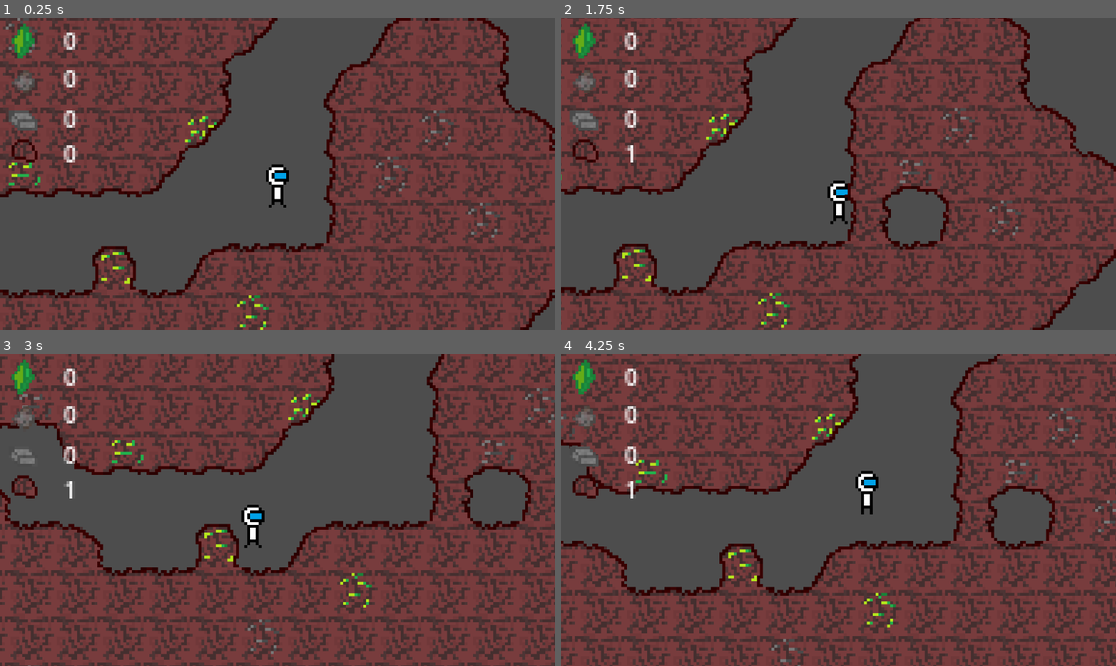
Above: before the commit, frames 1-4 (two rows, left to right).
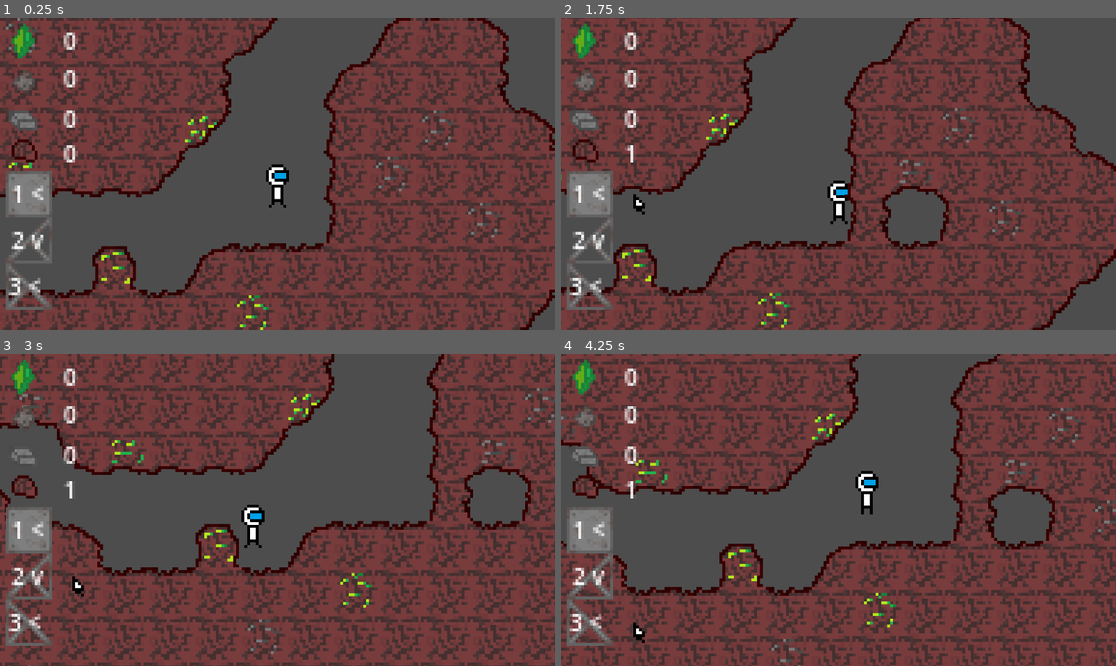
Above: after the commit, the same moments.

Repository: LukyXspacE/gamejam-campfire-prague
Game: Godot game, scene res://Tscenes/main.tscn
Same seed, same stepped clock (60 frames per second), same inputs: the game is played once before the commit and once after it.
Inputs (mouse positions are in pixels of both pictures, inside the frame that each line leads up to):
- Up to frame 1 (0.25 s): no input
- Up to frame 2 (1.75 s): move the mouse to (960, 158) at 0.52 s; press the mouse at (960, 158) at 0.53 s; hold D (Right) from 0.53 s (still down); tap Space (Jump) at 0.77, 1.52 s; right-click (960, 158) at 0.8 s; move the mouse to (727, 189) at 1.27 s; release the mouse at (727, 189) at 1.28 s; right-click (727, 189) at 1.35 s; tap 1 (Place1, bound only after the commit) at 1.55 s
- Up to frame 3 (3 s): move the mouse to (333, 441) at 2.02 s; release D (Right) at 2.03 s; hold A (Left) 2.03-2.78 s; tap 1 (Place1, bound only after the commit) at 2.1 s; tap 2 (Place2, bound only after the commit) at 2.3, 2.85 s; move the mouse to (249, 572) at 2.77 s; hold D (Right) from 2.78 s (still down)
- Up to frame 4 (4.25 s): keep holding D (Right); tap Space (Jump) at 3.02, 3.77 s; tap 3 (Place3, bound only after the commit) at 3.05, 3.6 s; move the mouse to (1005, 556) at 3.52 s; press the mouse at (1005, 556) at 3.53 s

The runs differ from the first frame. In frame 1, 1.8% of the frame differs, in the area x 1-10%, y 48-94%; in frame 2, 1.9%; in frame 3, 2.3%, in the area x 1-16%, y 48-94%; in frame 4, 2.2%.

Commit message:
Added more building blocks

Diff:
--- a/Other/Tileset.tres
+++ b/Other/Tileset.tres
@@ -27,11 +27,11 @@
 3:1/0 = 0
 3:1/0/physics_layer_0/polygon_0/points = PackedVector2Array(-8, -8, 8, -8, 8, 8, -8, 8)
 0:2/0 = 0
-0:2/0/physics_layer_0/polygon_0/points = PackedVector2Array(-8, -8, 8, -8, 8, 8, -0.59353447, 8)
+0:2/0/physics_layer_0/polygon_0/points = PackedVector2Array(8, 8, 8, -8, -8, -8)
 1:2/0 = 0
 1:2/0/physics_layer_0/polygon_0/points = PackedVector2Array(-8, -8, 8, -8, 8, 8, -8, 8)
 2:2/0 = 0
-2:2/0/physics_layer_0/polygon_0/points = PackedVector2Array(8, -8, -8, -8, -8, 8, 0.59353447, 8)
+2:2/0/physics_layer_0/polygon_0/points = PackedVector2Array(-8, 8, -8, -8, 8, -8)
 3:2/0 = 0
 3:2/0/physics_layer_0/polygon_0/points = PackedVector2Array(-8, -8, 8, -8, 8, 8, -8, 8)
 0:3/0 = 0
@@ -59,7 +59,7 @@
 separation = Vector2i(1, 1)
 0:0/0 = 0
 0:0/0/z_index = 100
-0:0/0/physics_layer_0/polygon_0/points = PackedVector2Array(-8, 8, 8, 8, 8, -8, -0.59353447, -8)
+0:0/0/physics_layer_0/polygon_0/points = PackedVector2Array(-0.49461174, -8, 8, -8, 8, 8, -8, 8)
 1:0/0 = 0
 1:0/0/z_index = 100
 1:0/0/physics_layer_0/polygon_0/points = PackedVector2Array(-8, -8, 8, -8, 8, 8, -8, 8)
@@ -83,13 +83,13 @@
 3:1/0/physics_layer_0/polygon_0/points = PackedVector2Array(-8, -8, 8, -8, 8, 8, -8, 8)
 0:2/0 = 0
 0:2/0/z_index = 100
-0:2/0/physics_layer_0/polygon_0/points = PackedVector2Array(-8, -8, 8, -8, 8, 8, -0.59353447, 8)
+0:2/0/physics_layer_0/polygon_0/points = PackedVector2Array(8, 8, 8, -8, -8, -8)
 1:2/0 = 0
 1:2/0/z_index = 100
 1:2/0/physics_layer_0/polygon_0/points = PackedVector2Array(-8, -8, 8, -8, 8, 8, -8, 8)
 2:2/0 = 0
 2:2/0/z_index = 100
-2:2/0/physics_layer_0/polygon_0/points = PackedVector2Array(8, -8, -8, -8, -8, 8, 0.59353447, 8)
+2:2/0/physics_layer_0/polygon_0/points = PackedVector2Array(-8, 8, -8, -8, 8, -8)
 3:2/0 = 0
 3:2/0/z_index = 100
 3:2/0/physics_layer_0/polygon_0/points = PackedVector2Array(-8, -8, 8, -8, 8, 8, -8, 8)
@@ -110,45 +110,78 @@
 texture = ExtResource("4_rsgrn")
 separation = Vector2i(1, 1)
 0:0/0 = 0
+0:0/0/physics_layer_0/polygon_0/points = PackedVector2Array(-0.49461174, -8, 8, -8, 8, 8, -8, 8)
 1:0/0 = 0
+1:0/0/physics_layer_0/polygon_0/points = PackedVector2Array(-8, -8, 8, -8, 8, 8, -8, 8)
 2:0/0 = 0
+2:0/0/physics_layer_0/polygon_0/points = PackedVector2Array(0.49461174, -8, -8, -8, -8, 8, 8, 8)
 3:0/0 = 0
+3:0/0/physics_layer_0/polygon_0/points = PackedVector2Array(-8, -8, 8, -8, 8, 8, -8, 8)
 0:1/0 = 0
+0:1/0/physics_layer_0/polygon_0/points = PackedVector2Array(-8, -8, 8, -8, 8, 8, -8, 8)
 1:1/0 = 0
+1:1/0/physics_layer_0/polygon_0/points = PackedVector2Array(-8, -8, 8, -8, 8, 8, -8, 8)
 2:1/0 = 0
+2:1/0/physics_layer_0/polygon_0/points = PackedVector2Array(-8, -8, 8, -8, 8, 8, -8, 8)
 3:1/0 = 0
+3:1/0/physics_layer_0/polygon_0/points = PackedVector2Array(-8, -8, 8, -8, 8, 8, -8, 8)
 0:2/0 = 0
+0:2/0/physics_layer_0/polygon_0/points = PackedVector2Array(8, 8, 8, -8, -8, -8)
 1:2/0 = 0
+1:2/0/physics_layer_0/polygon_0/points = PackedVector2Array(-8, -8, 8, -8, 8, 8, -8, 8)
 2:2/0 = 0
+2:2/0/physics_layer_0/polygon_0/points = PackedVector2Array(-8, 8, -8, -8, 8, -8)
 3:2/0 = 0
+3:2/0/physics_layer_0/polygon_0/points = PackedVector2Array(-8, -8, 8, -8, 8, 8, -8, 8)
 0:3/0 = 0
+0:3/0/physics_layer_0/polygon_0/points = PackedVector2Array(-8, -8, 8, -8, 8, 8, -8, 8)
 1:3/0 = 0
+1:3/0/physics_layer_0/polygon_0/points = PackedVector2Array(-8, -8, 8, -8, 8, 8, -8, 8)
 2:3/0 = 0
+2:3/0/physics_layer_0/polygon_0/points = PackedVector2Array(-8, -8, 8, -8, 8, 8, -8, 8)
 3:3/0 = 0
+3:3/0/physics_layer_0/polygon_0/points = PackedVector2Array(-8, -8, 8, -8, 8, 8, -8, 8)
 
 [sub_resource type="TileSetAtlasSource" id="TileSetAtlasSource_stfvi"]
 texture = ExtResource("5_yi5js")
 separation = Vector2i(1, 1)
 0:0/0 = 0
+0:0/0/physics_layer_0/polygon_0/points = PackedVector2Array(-0.49461174, -8, 8, -8, 8, 8, -8, 8)
 1:0/0 = 0
+1:0/0/physics_layer_0/polygon_0/points = PackedVector2Array(-8, 8, -8, -8, 8, -8, 8, 8)
 2:0/0 = 0
+2:0/0/physics_layer_0/polygon_0/points = PackedVector2Array(0.49461174, -8, -8, -8, -8, 8, 8, 8)
 3:0/0 = 0
+3:0/0/physics_layer_0/polygon_0/points = PackedVector2Array(-8, -8, 8, -8, 8, 8, -8, 8)
 0:1/0 = 0
+0:1/0/physics_layer_0/polygon_0/points = PackedVector2Array(-8, -8, 8, -8, 8, 8, -8, 8)
 1:1/0 = 0
+1:1/0/physics_layer_0/polygon_0/points = PackedVector2Array(-8, -8, 8, -8, 8, 8, -8, 8)
 2:1/0 = 0
+2:1/0/physics_layer_0/polygon_0/points = PackedVector2Array(-8, -8, 8, -8, 8, 8, -8, 8)
 3:1/0 = 0
+3:1/0/physics_layer_0/polygon_0/points = PackedVector2Array(-8, -8, 8, -8, 8, 8, -8, 8)
 0:2/0 = 0
+0:2/0/physics_layer_0/polygon_0/points = PackedVector2Array(8, 8, 8, -8, -8, -8)
 1:2/0 = 0
+1:2/0/physics_layer_0/polygon_0/points = PackedVector2Array(-8, -8, 8, -8, 8, 8, -8, 8)
 2:2/0 = 0
+2:2/0/physics_layer_0/polygon_0/points = PackedVector2Array(-8, 8, -8, -8, 8, -8)
 3:2/0 = 0
+3:2/0/physics_layer_0/polygon_0/points = PackedVector2Array(-8, -8, 8, -8, 8, 8, -8, 8)
 0:3/0 = 0
+0:3/0/physics_layer_0/polygon_0/points = PackedVector2Array(-8, -8, 8, -8, 8, 8, -8, 8)
 1:3/0 = 0
+1:3/0/physics_layer_0/polygon_0/points = PackedVector2Array(-8, -8, 8, -8, 8, 8, -8, 8)
 2:3/0 = 0
+2:3/0/physics_layer_0/polygon_0/points = PackedVector2Array(-8, -8, 8, -8, 8, 8, -8, 8)
 3:3/0 = 0
+3:3/0/physics_layer_0/polygon_0/points = PackedVector2Array(-8, -8, 8, -8, 8, 8, -8, 8)
 
 [sub_resource type="TileSetAtlasSource" id="TileSetAtlasSource_okckq"]
 texture = ExtResource("6_5dsi3")
 0:0/0 = 0
+0:0/0/physics_layer_0/polygon_0/points = PackedVector2Array(-8, -8, 8, -8, 8, 8, -8, 8)
 
 [resource]
 physics_layer_0/collision_layer = 1
--- /dev/null
+++ b/Other/structuresGuiTileset.tres
@@ -0,0 +1,19 @@
+[gd_resource type="TileSet" format=3 uid="uid://r7a2ib7xewty"]
+
+[ext_resource type="Texture2D" uid="uid://doawfricu465i" path="res://Assets/Structures.png" id="1_2ls7e"]
+[ext_resource type="Texture2D" uid="uid://dggpei3wiqhox" path="res://Assets/cursor.png" id="2_ywndg"]
+
+[sub_resource type="TileSetAtlasSource" id="TileSetAtlasSource_4yk5q"]
+texture = ExtResource("1_2ls7e")
+0:0/0 = 0
+1:0/0 = 0
+2:0/0 = 0
+3:0/0 = 0
+
+[sub_resource type="TileSetAtlasSource" id="TileSetAtlasSource_sv181"]
+texture = ExtResource("2_ywndg")
+0:0/0 = 0
+
+[resource]
+sources/0 = SubResource("TileSetAtlasSource_4yk5q")
+sources/1 = SubResource("TileSetAtlasSource_sv181")
--- a/Scrpits/inventory.gd
+++ b/Scrpits/inventory.gd
@@ -2,6 +2,8 @@
 
 @onready var cam = %Cam
 const OFFSET = Vector2(-96, -54)
+
+@onready var bp = $bl
 
 @onready var uranTxt = $LabelUran
 @onready var ironTxt = $LabelIronCoocke
--- a/Scrpits/map.gd
+++ b/Scrpits/map.gd
@@ -1,7 +1,12 @@
 extends TileMapLayer
 
 @onready var player = %Player
-@onready var ray = player.get_node("RayCast2D")
+@onready var  inventory = %Player/Cam/Inventory
+
+var currentBlockPlace = Vector2i(0, 0)
+
+func setCurrentBlockPlace(value):
+	currentBlockPlace = value
 
 func updateBlocks(pos):
 	var upBlockCord = Vector2(pos.x +1, pos.y)
@@ -74,6 +79,20 @@
 
 		i += 1
 
+func addResource(id):
+	if id == 0:
+		inventory.rock += 1
+		inventory.rockTxt.text = str(inventory.rock)
+	if id == 1:
+		inventory.iron += 1
+		inventory.ironTxt.text = str(inventory.iron)
+	if id == 2:
+		inventory.uranium += 1
+		inventory.uranTxt.text = str(inventory.uranium)
+	if id == 4:
+		inventory.ironRaw += 1
+		inventory.ironRawTxt.text = str(inventory.ironRaw)
+
 func _input(event: InputEvent) -> void:
 
 	if event.is_action_pressed("Mine"):
@@ -81,7 +100,8 @@
 		var cell = local_to_map(mouse_pos)
 
 		var data = get_cell_source_id(cell)
-		player.addResource(data)
+
+		addResource(data)
 
 		if get_cell_source_id(cell) != 5 or 6:
 			erase_cell(cell)
@@ -92,4 +112,4 @@
 		var mouse_pos = get_local_mouse_position()
 		var cell = local_to_map(mouse_pos)
 		if get_cell_source_id(cell) == -1:
-			set_cell(cell, 1, Vector2i(0,0))
+			set_cell(cell, 1, currentBlockPlace)
--- a/Scrpits/player.gd
+++ b/Scrpits/player.gd
@@ -6,9 +6,27 @@
 
 @onready var sprite = $AnimatedSprite2D
 @onready var inventory = %Inventory
+@onready var map = %Map
+@onready var bp = %Inventory/BlockPicker
 
-func addResource(id):
-	inventory.addResource(id)
+func _input(event: InputEvent) -> void:
+	if event.is_action("Place1"):
+		bp.set_cell(Vector2i(1, 4), 1, Vector2i(0,0))
+		bp.erase_cell(Vector2i(1, 5))
+		bp.erase_cell(Vector2i(1, 6))
+		map.setCurrentBlockPlace(Vector2i(0,0))
+
+	if event.is_action("Place2"):
+		bp.set_cell(Vector2i(1, 5), 1, Vector2i(0,0))
+		bp.erase_cell(Vector2i(1, 4))
+		bp.erase_cell(Vector2i(1, 6))
+		map.setCurrentBlockPlace(Vector2i(1,0))
+
+	if event.is_action("Place3"):
+		bp.set_cell(Vector2i(1, 6), 1, Vector2i(0,0))
+		bp.erase_cell(Vector2i(1, 4))
+		bp.erase_cell(Vector2i(1, 5))
+		map.setCurrentBlockPlace(Vector2i(2,0))
 
 func _physics_process(delta: float) -> void:
 	# Add the gravity.
--- a/Tscenes/inventory.tscn
+++ b/Tscenes/inventory.tscn
@@ -5,6 +5,7 @@
 [ext_resource type="Texture2D" uid="uid://euoi4f3ljuqa" path="res://Assets/iron_raw.png" id="3_pd81g"]
 [ext_resource type="Texture2D" uid="uid://c6oowf377t3lk" path="res://Assets/iron_smelted.png" id="4_j22fr"]
 [ext_resource type="Texture2D" uid="uid://dbst0pkmtio0u" path="res://Assets/rock_item.png" id="5_pd81g"]
+[ext_resource type="TileSet" uid="uid://r7a2ib7xewty" path="res://Other/structuresGuiTileset.tres" id="6_j22fr"]
 
 [node name="Inventory" type="Node2D" unique_id=647542133]
 script = ExtResource("1_aoq13")
@@ -56,3 +57,32 @@
 offset_bottom = 54.0
 theme_override_font_sizes/font_size = 8
 text = "0"
+
+[node name="BlockPicker" type="TileMapLayer" parent="." unique_id=236852381]
+position = Vector2(2, -11)
+tile_map_data = PackedByteArray(0, 0, 0, 0, 4, 0, 0, 0, 0, 0, 0, 0, 0, 0, 0, 0, 5, 0, 0, 0, 1, 0, 0, 0, 0, 0, 0, 0, 6, 0, 0, 0, 2, 0, 0, 0, 0, 0)
+tile_set = ExtResource("6_j22fr")
+
+[node name="Label1" type="Label" parent="BlockPicker" unique_id=316270635]
+offset_left = 2.0
+offset_top = 66.0
+offset_right = 14.0
+offset_bottom = 78.0
+theme_override_font_sizes/font_size = 8
+text = "1 <"
+
+[node name="Label2" type="Label" parent="BlockPicker" unique_id=213254940]
+offset_left = 2.0
+offset_top = 82.0
+offset_right = 14.0
+offset_bottom = 94.0
+theme_override_font_sizes/font_size = 8
+text = "2 v"
+
+[node name="Label3" type="Label" parent="BlockPicker" unique_id=1844516684]
+offset_left = 1.0
+offset_top = 98.0
+offset_right = 13.0
+offset_bottom = 110.0
+theme_override_font_sizes/font_size = 8
+text = "3 <"
--- a/Tscenes/main.tscn
+++ b/Tscenes/main.tscn
@@ -9,4 +9,5 @@
 unique_name_in_owner = true
 
 [node name="Map" parent="." unique_id=905556363 instance=ExtResource("3_olq18")]
+unique_name_in_owner = true
 position = Vector2(-112, 26)
--- a/project.godot
+++ b/project.godot
@@ -77,6 +77,24 @@
 "events": [Object(InputEventJoypadMotion,"resource_local_to_scene":false,"resource_name":"","device":-1,"axis":2,"axis_value":1.0,"script":null)
 ]
 }
+Place1={
+"deadzone": 0.2,
+"events": [Object(InputEventKey,"resource_local_to_scene":false,"resource_name":"","device":-1,"window_id":0,"alt_pressed":false,"shift_pressed":false,"ctrl_pressed":false,"meta_pressed":false,"pressed":false,"keycode":0,"physical_keycode":49,"key_label":0,"unicode":49,"location":0,"echo":false,"script":null)
+, Object(InputEventJoypadButton,"resource_local_to_scene":false,"resource_name":"","device":-1,"button_index":13,"pressure":0.0,"pressed":true,"script":null)
+]
+}
+Place2={
+"deadzone": 0.2,
+"events": [Object(InputEventKey,"resource_local_to_scene":false,"resource_name":"","device":-1,"window_id":0,"alt_pressed":false,"shift_pressed":false,"ctrl_pressed":false,"meta_pressed":false,"pressed":false,"keycode":0,"physical_keycode":50,"key_label":0,"unicode":50,"location":0,"echo":false,"script":null)
+, Object(InputEventJoypadButton,"resource_local_to_scene":false,"resource_name":"","device":-1,"button_index":11,"pressure":0.0,"pressed":true,"script":null)
+]
+}
+Place3={
+"deadzone": 0.2,
+"events": [Object(InputEventKey,"resource_local_to_scene":false,"resource_name":"","device":-1,"window_id":0,"alt_pressed":false,"shift_pressed":false,"ctrl_pressed":false,"meta_pressed":false,"pressed":false,"keycode":0,"physical_keycode":51,"key_label":0,"unicode":51,"location":0,"echo":false,"script":null)
+, Object(InputEventJoypadButton,"resource_local_to_scene":false,"resource_name":"","device":-1,"button_index":14,"pressure":0.0,"pressed":true,"script":null)
+]
+}
 
 [physics]
 
